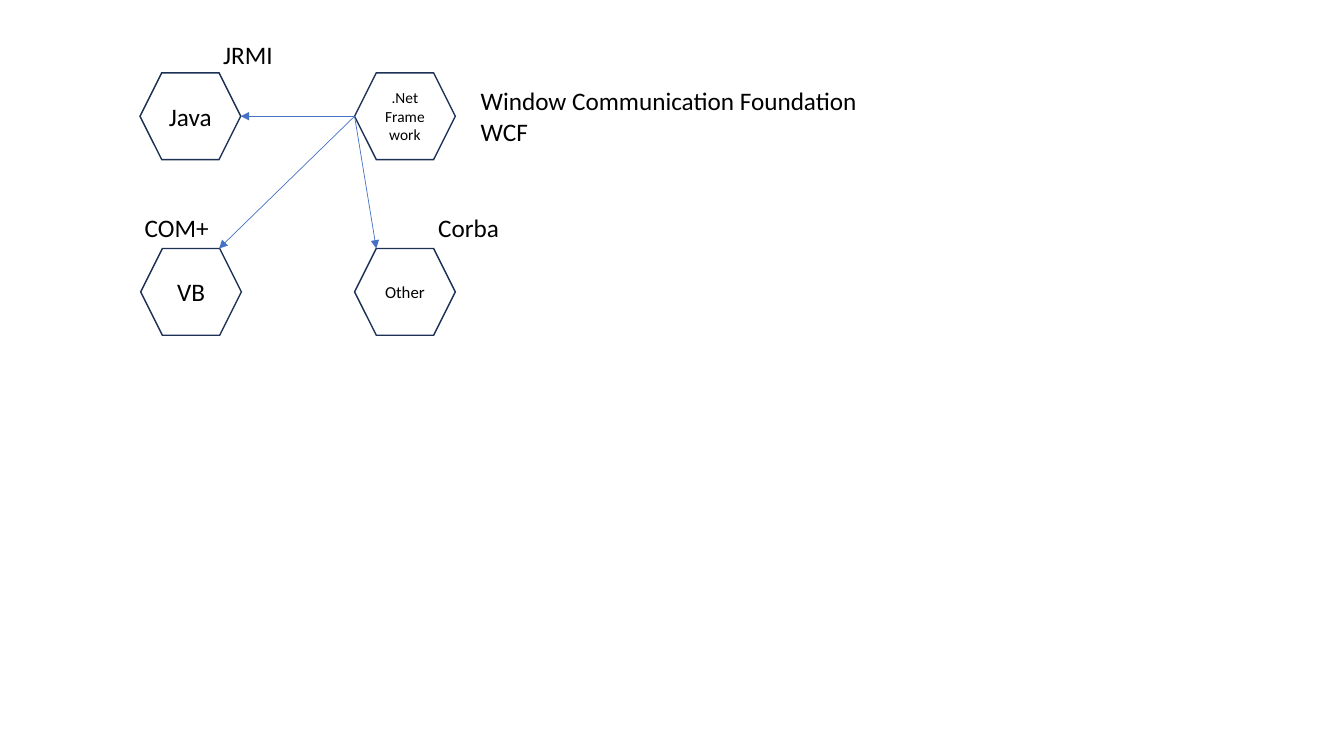
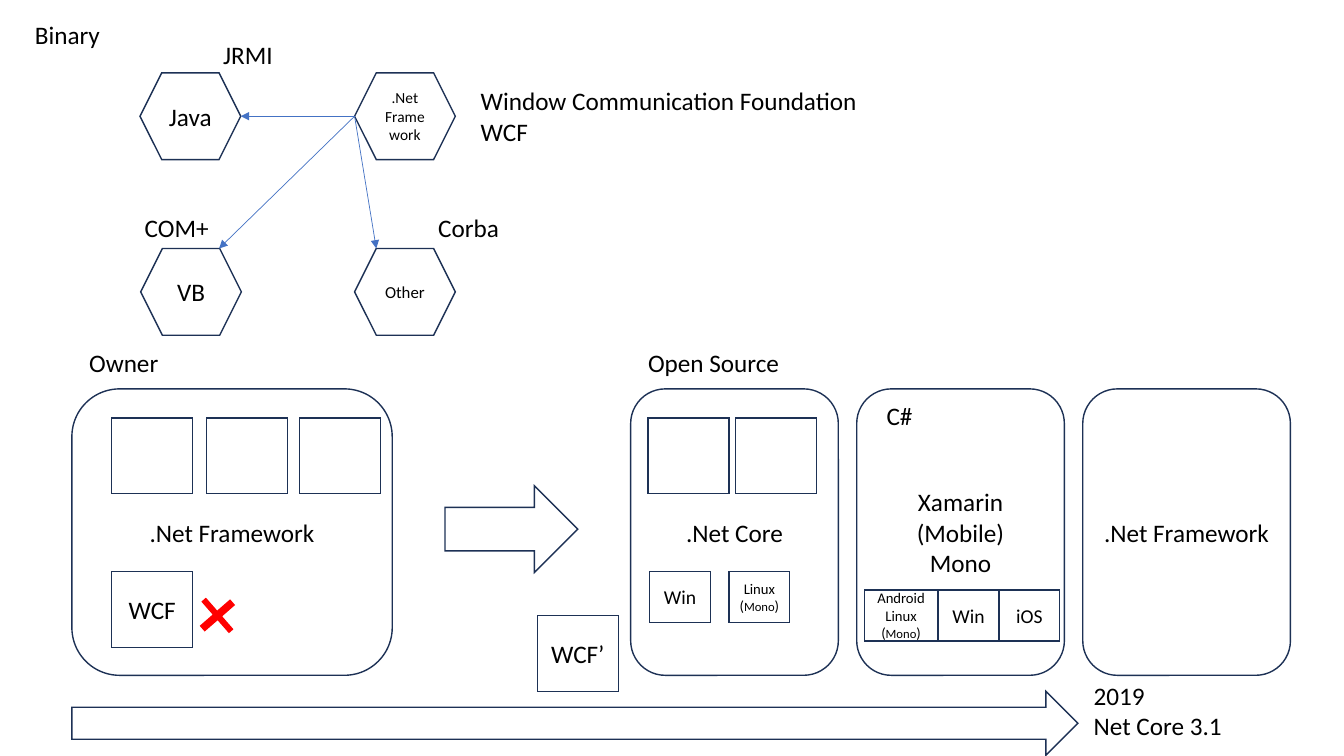
Before and after one commit to Scorpius86-Net/FullStack202411, a slide deck: slide 2 of Module I/01/01.pptx. Drawn at 1344x756 pixels with LibreOffice and Linux fonts; fonts in the diff are those of the drawing. Boxes give left, top, right and bottom in pixels: in the first picture for what was removed or moved away, otherwise in the second. Text is boxed around its words. In the diff, an @@ line names an element or a change of style, - is before the commit and + after.

```diff
--- a/Module I/01/01.pptx
+++ b/Module I/01/01.pptx
@@ text added at (35,26,100,48), 18 pt, text #000000 @@
+Binary
@@ text added at (89,355,158,372), 18 pt, text #000000 @@
+Owner
@@ text added at (648,355,779,376), 18 pt, text #000000 @@
+Open Source
@@ rounded rectangle added at (72,389,392,676), outline #1E3256 1 pt, 18 pt, text #000000 @@
+.Net Framework
@@ rounded rectangle added at (631,389,839,676), outline #1E3256 1 pt, 18 pt, text #000000 @@
+.Net Core
@@ rounded rectangle added at (857,389,1065,676), outline #1E3256 1 pt, 18 pt, text #000000 @@
+Xamarin
+(Mobile)
+Mono
@@ rounded rectangle added at (1083,389,1291,676), outline #1E3256 1 pt, 18 pt, text #000000 @@
+.Net Framework
@@ rectangle added at (112,418,193,494), outline #1E3256 1 pt @@
@@ rectangle added at (207,418,287,494), outline #1E3256 1 pt @@
@@ rectangle added at (299,418,380,494), outline #1E3256 1 pt @@
@@ rectangle added at (648,418,729,494), outline #1E3256 1 pt @@
@@ rectangle added at (736,418,817,494), outline #1E3256 1 pt @@
@@ text added at (887,408,913,425), 18 pt, text #000000 @@
+C#
@@ right arrow added at (446,486,579,573), outline #1E3256 1 pt @@
@@ rectangle added at (112,572,193,647), outline #1E3256 1 pt, 18 pt, text #000000 @@
+WCF
@@ plus added at (190,587,246,644), fill #FF0000, outline #FF0000 1 pt @@
@@ rectangle added at (650,572,711,622), outline #1E3256 1 pt, 14 pt, text #000000 @@
+Win
@@ rectangle added at (729,572,789,622), outline #1E3256 1 pt, 10.5 pt, text #000000 @@
+Linux
+(Mono)
@@ rectangle added at (864,590,938,640), outline #1E3256 1 pt, 10.5 pt, text #000000 @@
+Android
+Linux
+(Mono)
@@ rectangle added at (939,590,999,640), outline #1E3256 1 pt, 14 pt, text #000000 @@
+Win
@@ rectangle added at (999,590,1060,640), outline #1E3256 1 pt, 14 pt, text #000000 @@
+iOS
@@ rectangle added at (537,616,618,692), outline #1E3256 1 pt, 18 pt, text #000000 @@
+WCF’
@@ text added at (1094,688,1222,735), 18 pt, text #000000 @@
+2019
+Net Core 3.1
@@ right arrow added at (72,692,1078,755), outline #1E3256 1 pt @@
```
Also in this commit, not shown: 3 slides added, 1 other file.
